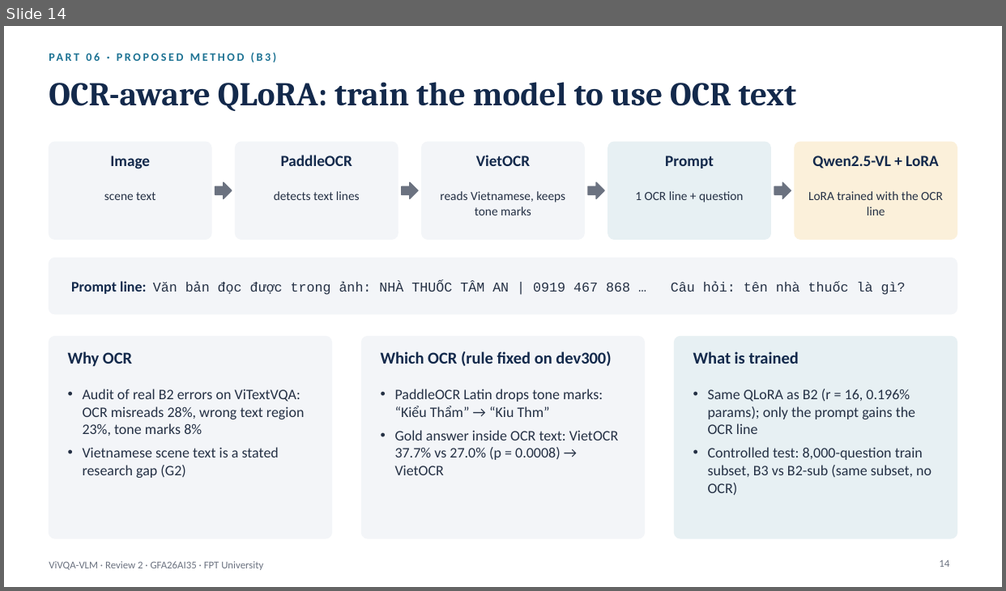
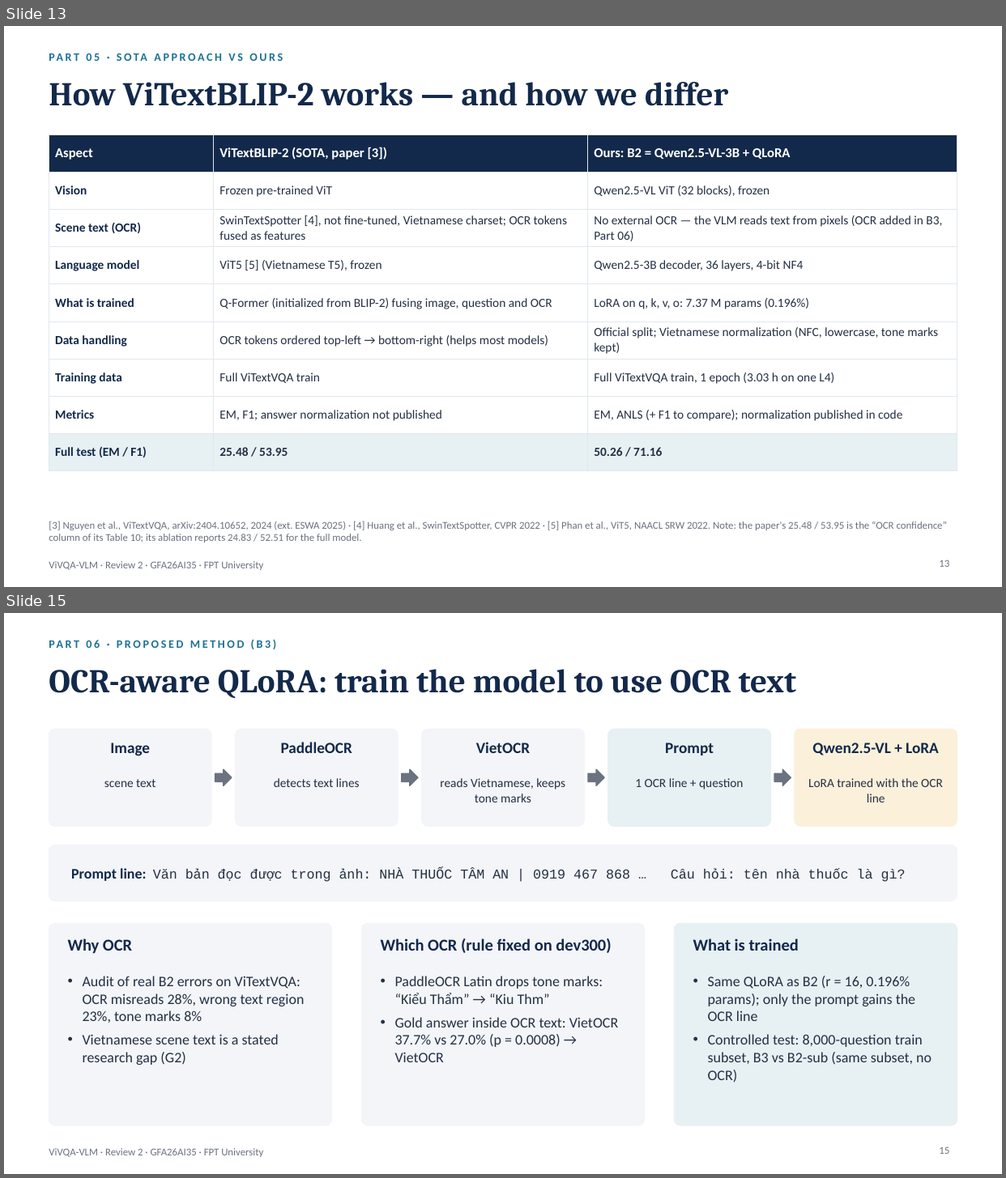
Before and after one commit to PLHGNAOH/ViVQA-VLM, a slide deck: docs/W07/ViVQA-VLM_Review2_EN.pptx. Shown one above the other, each under a label of ours: slide 14 before the commit, slides 13 and 15 after it; the slides between them are not shown. The pictures are 1006x591 and 1006x1178 pixels, drawn with LibreOffice and Linux fonts; fonts in the diff are those of the drawing. Boxes give left, top, right and bottom in pixels: in the first picture for what was removed or moved away, otherwise in the second. Text is boxed around its words. In the diff, an @@ line names an element or a change of style, - is before the commit and + after.

```diff
--- a/docs/W07/ViVQA-VLM_Review2_EN.pptx
+++ b/docs/W07/ViVQA-VLM_Review2_EN.pptx
@@ slide 13 added at bbox=[4, 26, 1002, 587], background #FFFFFF; not listed: 1 template element that a slide beside it also shows @@
@@ text added at bbox=[49, 50, 722, 72], 11 pt, text #1C7293, bold @@
+PART 05 · SOTA APPROACH VS OURS
@@ title added at bbox=[49, 82, 728, 106], 32 pt, text #13294B, bold @@
+How ViTextBLIP-2 works — and how we differ
@@ table added at bbox=[49, 135, 957, 461], 9 rows, 3 columns @@
+Aspect | ViTextBLIP-2 (SOTA, paper [3]) | Ours: B2 = Qwen2.5-VL-3B + QLoRA
+Vision | Frozen pre-trained ViT | Qwen2.5-VL ViT (32 blocks), frozen
+Scene text (OCR) | SwinTextSpotter [4], not fine-tuned, Vietnamese charset; OCR tokens fused as features | No external OCR — the VLM reads text from pixels (OCR added in B3, Part 06)
+Language model | ViT5 [5] (Vietnamese T5), frozen | Qwen2.5-3B decoder, 36 layers, 4-bit NF4
+What is trained | Q-Former (initialized from BLIP-2) fusing image, question and OCR | LoRA on q, k, v, o: 7.37 M params (0.196%)
+Data handling | OCR tokens ordered top-left → bottom-right (helps most models) | Official split; Vietnamese normalization (NFC, lowercase, tone marks kept)
+Training data | Full ViTextVQA train | Full ViTextVQA train, 1 epoch (3.03 h on one L4)
+Metrics | EM, F1; answer normalization not published | EM, ANLS (+ F1 to compare); normalization published in code
+Full test (EM / F1) | 25.48 / 53.95 | 50.26 / 71.16
@@ text added at bbox=[49, 521, 947, 543], 10 pt, text #6B7280 @@
+[3] Nguyen et al., ViTextVQA, arXiv:2404.10652, 2024 (ext. ESWA 2025) · [4] Huang et al., SwinTextSpotter, CVPR 2022 · [5] Phan et al., ViT5, NAACL SRW 2022. Note: the paper's 25.48 / 53.95 is the “OCR confidence” column of its Table 10; its ablation reports 24.83 / 52.51 for the full model.
@@ page number added at bbox=[939, 560, 949, 567], 10 pt, text #6B7280 @@
+13
@@ what was slide 14 is now slide 15 @@
@@ page number at bbox=[939, 1148, 949, 1154]: text changed @@
-14
+15
```
Also in this commit, not shown: 12 slides changed, 3 other files.
